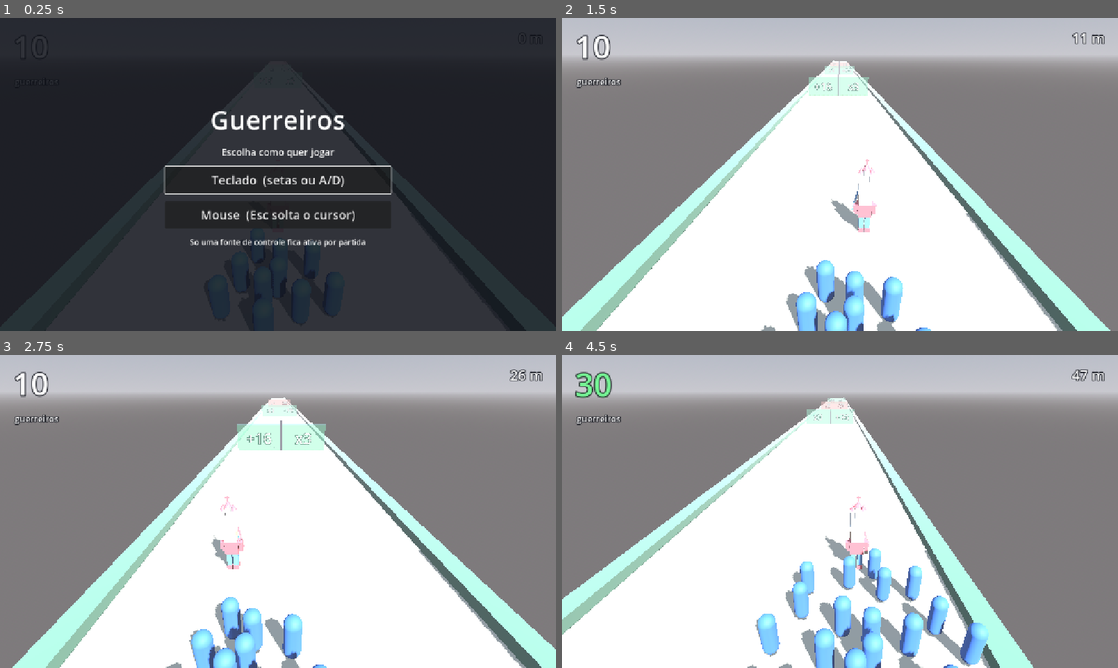
Above: before the commit, frames 1-4 (two rows, left to right).
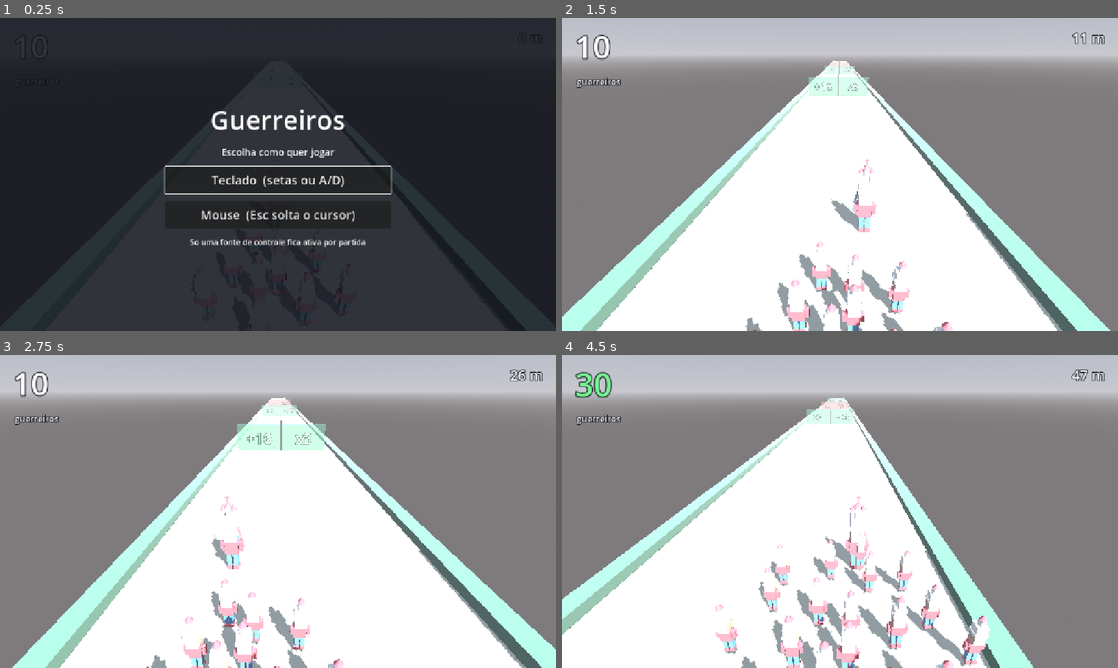
Above: after the commit, the same moments.

Repository: 3runorocha/COMP381-Projeto
Game: Godot game, scene res://scenes/Main.tscn
Two runs of this game, one before a commit and one after it. Both use one fixed random seed, a clock stepped at 60 frames per second and the inputs below.
Inputs (mouse positions are in pixels of both pictures, inside the frame that each line leads up to):
- Up to frame 1 (0.25 s): no input
- Up to frame 2 (1.5 s): click "Teclado (setas ou A/D)" at 0.5 s; tap Enter (ui_accept) at 1.25 s; move the mouse to (962, 158) at 1.27 s; hold Right (mover_direita) from 1.28 s (still down); click (962, 158) at 1.42 s
- Up to frame 3 (2.75 s): tap Enter (ui_accept) at 1.52, 2.27 s; move the mouse to (166, 527) at 2.02 s; release Right (mover_direita) at 2.03 s; hold Left (mover_esquerda) from 2.03 s (still down)
- Up to frame 4 (4.5 s): move the mouse to (895, 442) at 2.77 s; release Left (mover_esquerda) at 2.78 s; hold Right (mover_direita) 2.78-4.28 s; move the mouse to (812, 574) at 3.52 s; click (812, 574) at 3.67 s; tap Enter (ui_accept) at 3.77 s; move the mouse to (1006, 558) at 4.27 s; hold Left (mover_esquerda) from 4.28 s (still down)

The runs differ from the first frame. In frame 1, 0.2% of the frame differs, in the area x 37-63%, y 70-100%; in frame 2, 3.4%; in frame 3, 3.2%; in frame 4, 8.4%, in the area x 27-77%, y 57-100%.

Commit message:
D9 e D10: material decidido e guerreiro do cordao
D9 fecha por decisao, nao por trabalho: cor por material ja existe, e
textura pintada serviria so ao criterio continuo, que pela regra de escopo
de 29/09 fica para a segunda parte.

D10 reaproveita o construtor do mestre em vez de copiar as funcoes. Para
isso blockout_mestre.py passa a proteger a execucao com __main__, e assim
pode ser importado sem construir o mestre.

O guerreiro tem 109 vertices contra 199 do mestre. Sem fitas, que seriam 150
objetos a mais na cena e nao se distinguem do corpo naquela distancia, e com
o capacete reduzido a aro, corpo e uma torre: tres torres e cruz viram uma
mancha unica quando o boneco tem 60 pixels. Fica 22% menor que o mestre, que
e a hierarquia do folguedo.

Dois ajustes que o modelo obrigou. A vaga do cordao mirava o CENTRO do corpo,
porque capsula tem origem no meio; com modelo, cuja origem fica nos pes, ela
passa a ser um ponto no chao, que e o que deveria ter sido desde o inicio. E
o espalhamento sobe de 0.55 para 0.66: o guerreiro e uma caixa de 0.52 por
0.35, entao na diagonal ocupa 0.63, e nao os 0.52 da largura.

Co-Authored-By: Claude Opus 5 <noreply@anthropic.com>

Diff:
--- a/scenes/jogador/Guerreiro.tscn
+++ b/scenes/jogador/Guerreiro.tscn
@@ -1,15 +1,7 @@
-[gd_scene load_steps=3 format=3]
+[gd_scene load_steps=2 format=3]
 
-[sub_resource type="CapsuleMesh" id="Malha_guerreiro"]
-radius = 0.24
-height = 1.4
-
-[sub_resource type="StandardMaterial3D" id="Mat_guerreiro"]
-albedo_color = Color(0.25, 0.45, 0.78, 1)
-roughness = 0.65
+[ext_resource type="PackedScene" path="res://assets/guerreiro_blockout.glb" id="1_guerreiro"]
 
 [node name="Guerreiro" type="Node3D"]
 
-[node name="Malha" type="MeshInstance3D" parent="."]
-mesh = SubResource("Malha_guerreiro")
-material_override = SubResource("Mat_guerreiro")
+[node name="Modelo" parent="." instance=ExtResource("1_guerreiro")]
--- a/scripts/jogador/crowd_manager.gd
+++ b/scripts/jogador/crowd_manager.gd
@@ -14,13 +14,15 @@
 
 @export var lider_path: NodePath = ^"../Player"
 @export var cena_guerreiro: PackedScene
-## Distancia entre vizinhos na espiral. Precisa ser maior que o diametro do
-## corpo (2 x 0.24 = 0.48), senao os guerreiros se interpenetram.
-@export var espalhamento_base: float = 0.55
+## Distancia entre vizinhos na espiral. Precisa ser maior que a maior medida
+## do corpo. O guerreiro e uma CAIXA de 0.52 por 0.35, entao na diagonal ele
+## ocupa 0.63, e nao os 0.52 da largura. Era 0.55 quando o corpo era capsula.
+@export var espalhamento_base: float = 0.66
 ## Quanto o cordao fica atras do lider.
 @export var recuo: float = 3.0
-## Altura do centro do corpo dos guerreiros.
-@export var altura: float = 0.7
+## Altura da vaga. Com o modelo, a origem fica nos pes, entao a vaga e um
+## ponto no CHAO, nao o centro do corpo.
+@export var altura: float = 0.0
 ## Quao rapido os corpos perseguem sua vaga na formacao.
 @export var velocidade_seguir: float = 9.0
 ## Ate onde o cordao pode chegar de lado. A ponte tem 12 de largura, entao
Binary file added: assets/guerreiro_blockout.glb
Not shown, added: assets/guerreiro_blockout.glb.import
Not shown, changed: SPRINT.md
Not shown, added: tools/blockout_guerreiro.py
Not shown, changed: tools/blockout_mestre.py
